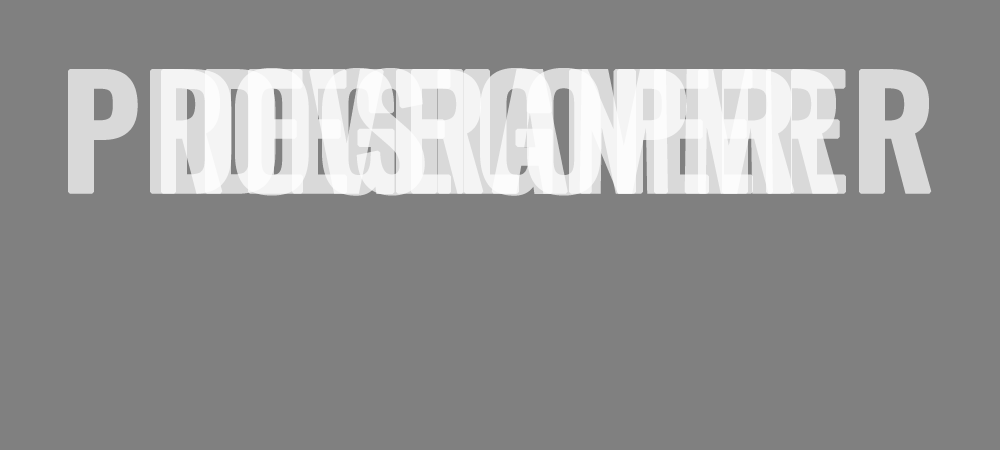
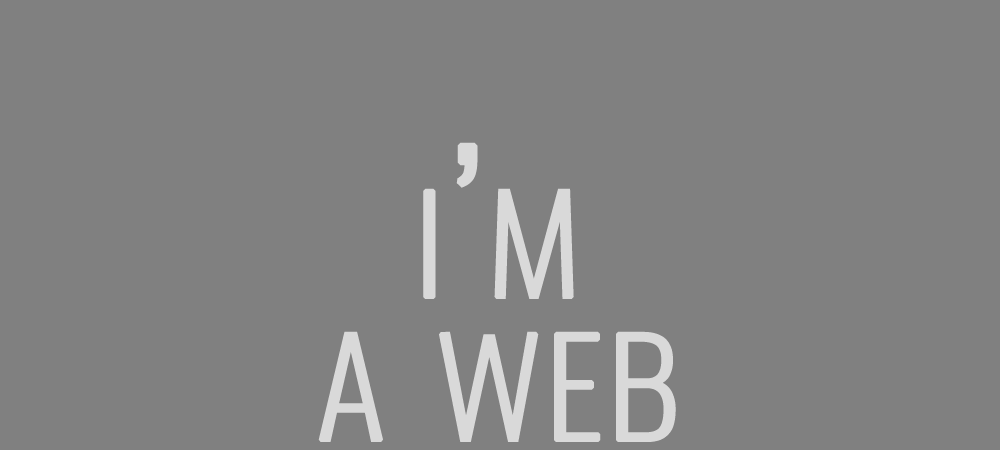
Two versions of the same layered image (1000px x 450px). Layer-by-layer changes:
showed "i’m a web", opacity 60% → 70% over [318, 142, 676, 442]
hid "designer" over [205, 68, 795, 196]
hid "developer" over [161, 68, 839, 196]
hid "programmer" over [68, 68, 932, 196]
